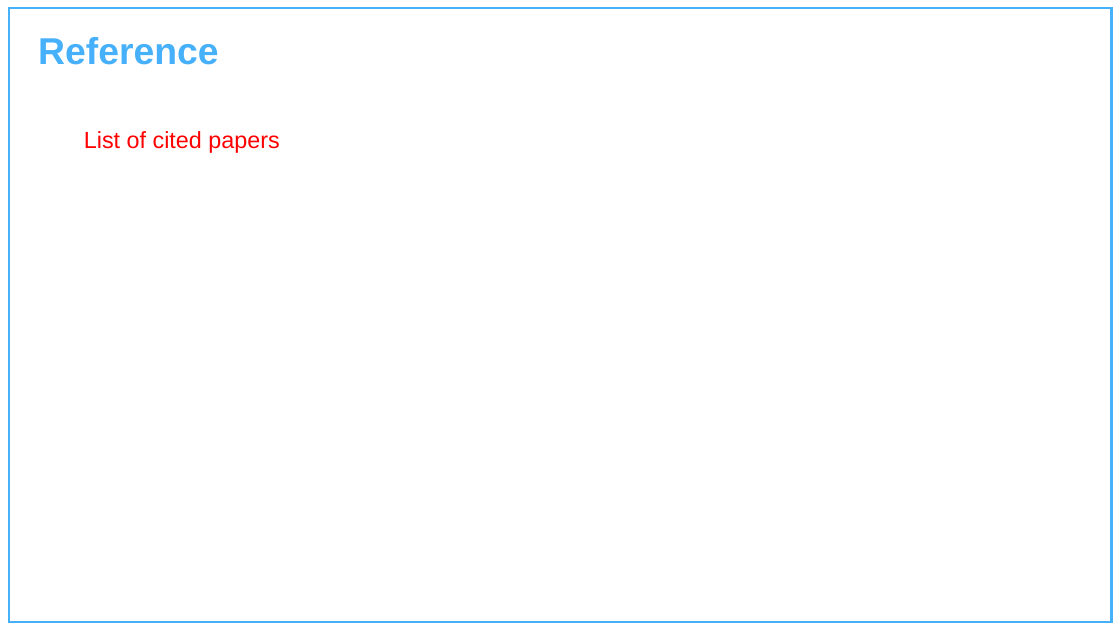
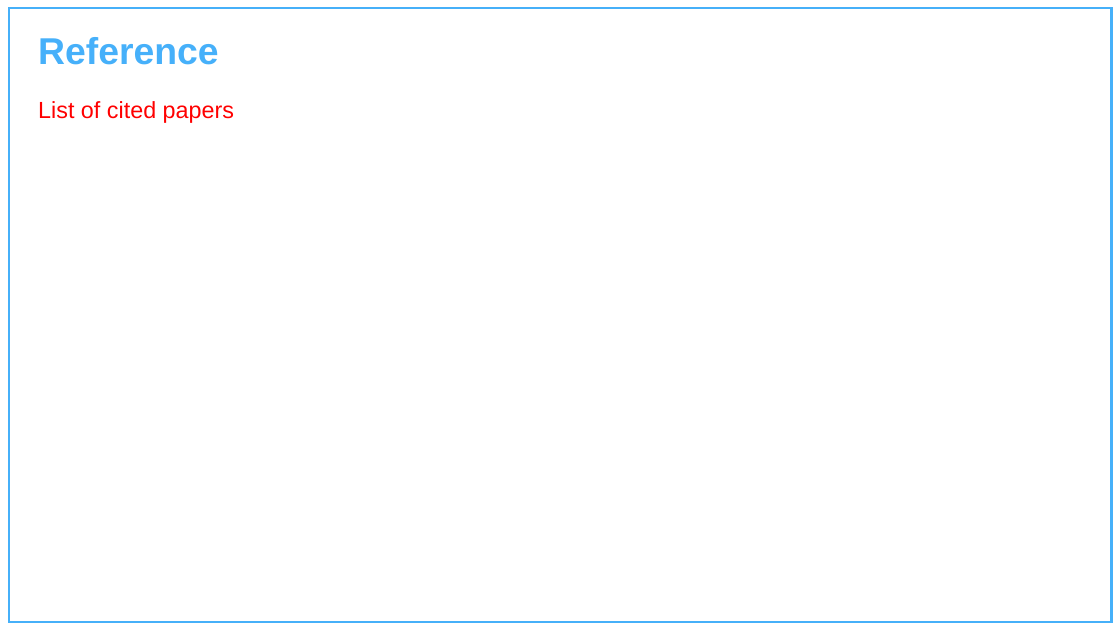
Before and after one commit to Charu-2718/PCause, a slide deck: slide 14 of Presentation.pptx (slide 13 before the commit). Drawn at 1120x630 pixels with LibreOffice and Linux fonts; fonts in the diff are those of the drawing; background and template pictures are left out. Boxes give left, top, right and bottom in pixels: in the first picture for what was removed or moved away, otherwise in the second. Text is boxed around its words. In the diff, an @@ line names an element or a change of style, - is before the commit and + after.

```diff
--- a/Presentation.pptx
+++ b/Presentation.pptx
@@ text "List of cited papers" moved from (x1=84, y1=131, x2=279, y2=153) to (x1=38, y1=101, x2=234, y2=123) @@
```
Also in this commit, not shown: 2 other slides changed, 1 slide added, 2 other files.
